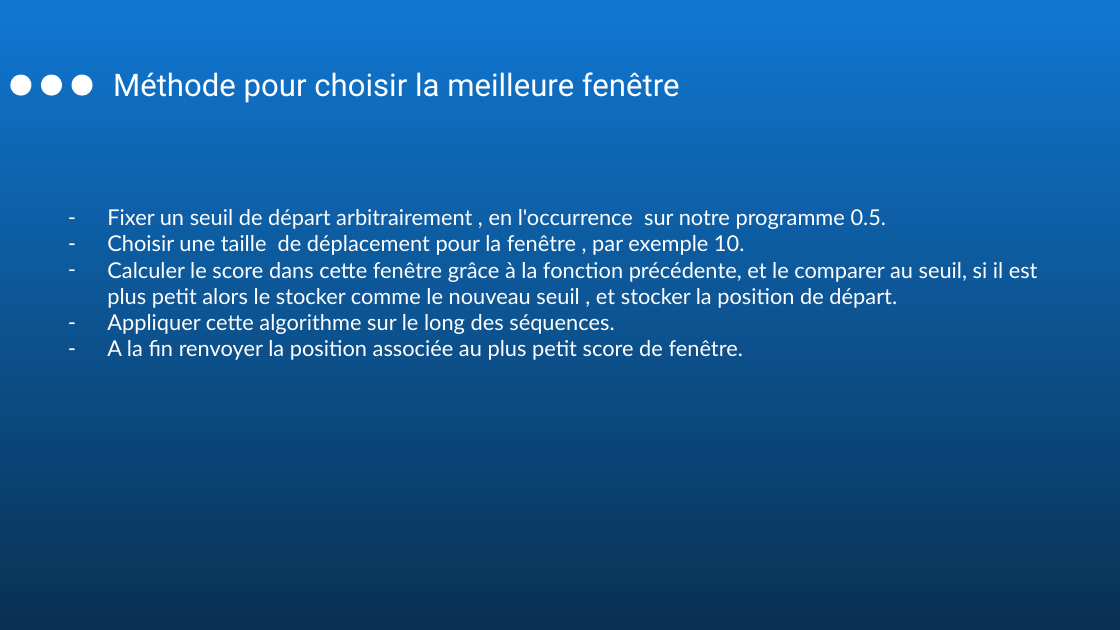
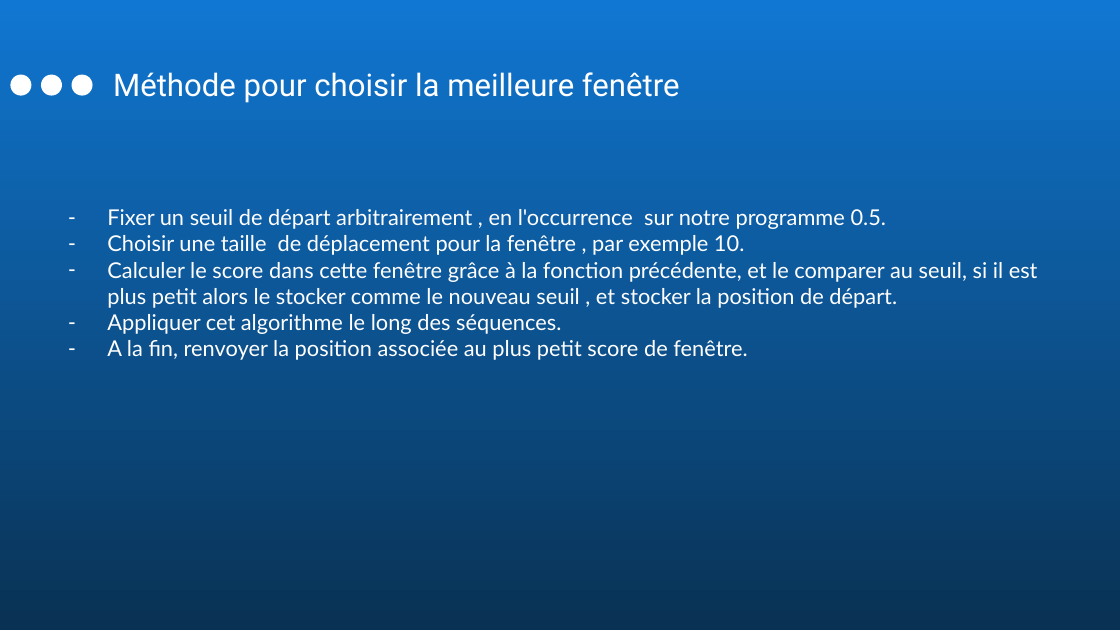
Before and after one commit to Nissou31/bio-informatique, a slide deck: slide 9 of presentation/bioinformatique_diapo.pptx. Drawn at 1120x630 pixels with LibreOffice and Linux fonts; fonts in the diff are those of the drawing; background and template pictures are left out. Boxes give left, top, right and bottom in pixels: in the first picture for what was removed or moved away, otherwise in the second. Text is boxed around its words. In the diff, an @@ line names an element or a change of style, - is before the commit and + after.

```diff
--- a/presentation/bioinformatique_diapo.pptx
+++ b/presentation/bioinformatique_diapo.pptx
@@ text at [107,314,747,360]: text changed @@
-– Appliquer cette algorithme sur le long des séquences.
-– A la fin renvoyer la position associée au plus petit score de fenêtre.
+– Appliquer cet algorithme le long des séquences.
+– A la fin, renvoyer la position associée au plus petit score de fenêtre.
```
Also in this commit, not shown: 7 other slides changed, 5 other files.
